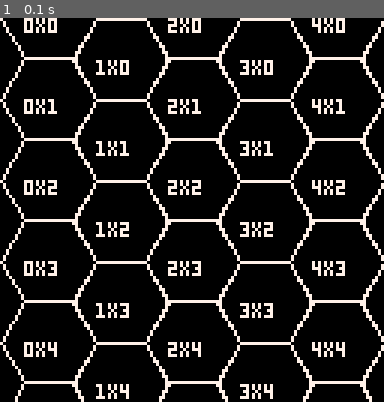
Above: before the commit, frame 1.
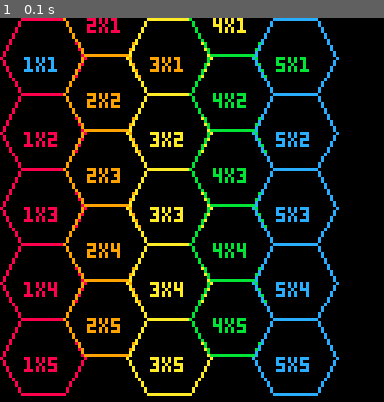
Above: after the commit, the same moment.

Repository: broquaint/pico8-carts
Game: PICO-8 cartridge eggjam202202.p8
Two runs of this game, one before a commit and one after it. Both use one fixed random seed, a clock stepped at 60 frames per second and the inputs below.
Inputs:
- Up to frame 1 (0.1 s): no input

The runs differ from the first frame. In frame 1, 23% of the frame differs, in the area x 0-100%, y 0-100%.

Commit message:
Adjust to a 5x5 grid which fits better

Diff:
--- a/eggjam202202.p8
+++ b/eggjam202202.p8
@@ -15,7 +15,7 @@
 
 -- Global game state
 -- hex length
-g_hex_length = 16
+g_hex_length = 14
 g_hex_grid = {}
 
 function _setup_hexagon(col, row, x1, y1)
@@ -31,9 +31,9 @@
 end
 
 function _setup_grid()
-   for col = 0, 5 do
-      for row = 0, 5 do
-         local x1, y1 = col * 24, row * 27 + (col % 2 * 14)
+   for col = 1, 5 do
+      for row = 1, 5 do
+         local x1, y1 = (col-1) * 21, (row-1) * 25 + (col % 2 * 13)
          add(g_hex_grid, _setup_hexagon(col, row, x1, y1))
       end
    end
@@ -51,7 +51,7 @@
    for hexagon in all(g_hex_grid) do
       print(hexagon.column .. "x" .. hexagon.row, hexagon.lines[1].x1 + 8, hexagon.lines[1].y1)
       for hl in all(hexagon.lines) do
-         line(hl.x1, hl.y1, hl.x2, hl.y2, white)
+         line(hl.x1, hl.y1, hl.x2, hl.y2, white + hexagon.column)
       end
    end
 end
